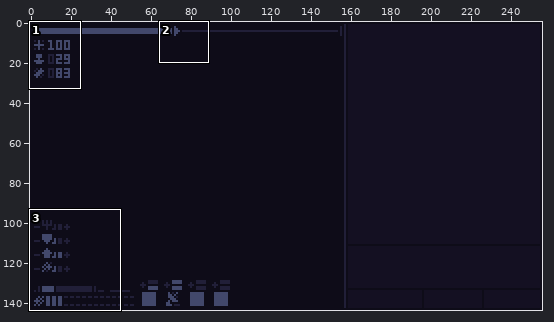
Two versions of one pixel-art file, src/assets/images/construct_canvas.aseprite. Above: a wide view before the commit, with the close-up outlined.
Close-up. Before the commit:
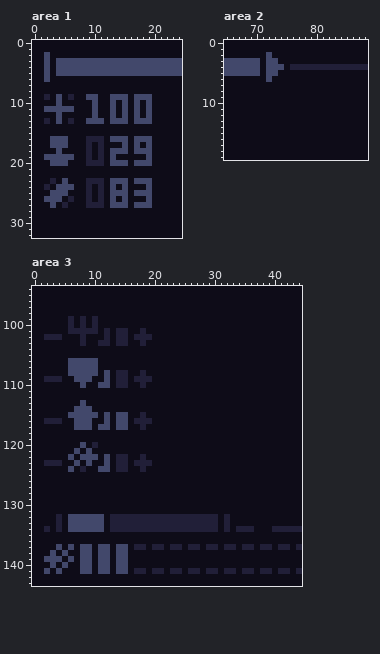
256x144 pixels, 1 frame. Shown: area 1: x 0..24, y 0..32; area 2: x 65..88, y 0..19; area 3: x 0..44, y 94..143. The commit also changed other parts of the picture, which this record leaves out.
The result:
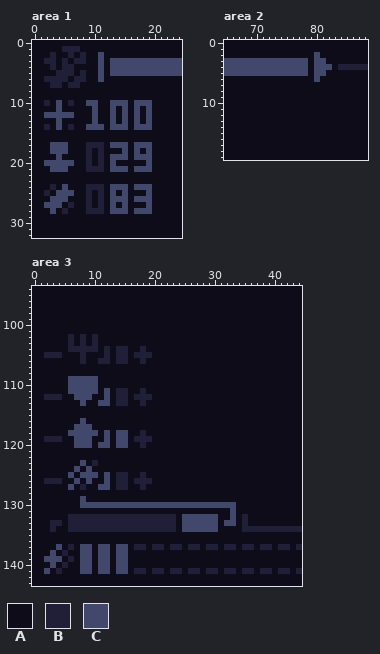
Palette (. is transparent): A #0e0c18  B #211f38  C #42486b
The exact change:
Changed rows in their new state; - is an unchanged pixel.
Area 1, layer "Main":
first column x 2:
 1 ---BBB------------
 2 AB--B-B--C--------
 3 BBABABBAA-A-------
 4 ABABBAAAA-A-------
 5 A-BBBABAA-A-------
 6 BBBB-BB--C--------
 7 -BB-BB------------
 9 A-A-A--AA--AAA-AAA
10 B---B--C----C---C-
11 AA-AA-------------
12 CC-CC-------------
13 A---A--A-A--A---A-
14 B-C-B--CCC-CCC-CCC
16 -AAA---AAA-AAA-AAA
17 --------B--CC---C-
18 -C-C-------AA---A-
19 AA-AA-------CC-CC-
20 C---C---A---AA-AA-
21 -CCC---BBB-CCC-CCC
23 -A-A---AAA-AAA-AAA
24 ABA-A---B---C--CC-
25 BA--C-------A--AA-
26 A--CA-------C--CC-
27 C-CAB---A---A--AA-
28 -C-B---BBB-CCC-CCC
Area 2, layer "Main":
first column x 71:
 2 -A-------C---
 3 C--CCCCC-CC--
 4 C---CCCCACCCA
 5 C--CCCCC-CC--
 6 -A-------C---
Area 3, layer "Main":
first column x 2:
 99 ----A-A-A-----------------------------
100 ----A-A-A-----------------------------
101 ----AAAAA-A-AA--A---------------------
102 AAA-B---B-A-AA-AAA--------------------
103 ----B---BAA-AA--A---------------------
104 ----BBBBB-B-BB--B---------------------
105 BBB---B---B-BB-BBB--------------------
106 ----AABAABB-BB--B---------------------
107 ----AAAAA-----------------------------
108 ----AAAAA-A-AA--A---------------------
109 AAA-C---C-A-AA-AAA--------------------
110 ----CC-CCAA-AA--A---------------------
111 ----CCCCC-C-BB--B---------------------
112 BBB--CCC--C-BB-BBB--------------------
113 ---------CC-BB--B---------------------
114 -----AAA------------------------------
115 ----AAAAA-A-AA--A---------------------
116 AAA--A-A--A-AA-AAA--------------------
117 ---------AA-AA--A---------------------
118 ----CCCCC-C-CC--B---------------------
119 BBB--CCC--C-CC-BBB--------------------
120 -----C-CACC-CC--B---------------------
121 -----A-A------------------------------
122 ----A-AAA-A-AA--A---------------------
123 AAA--ACAB-A-AA-AAA--------------------
124 ----ACAC-AA-AA--A---------------------
125 ----C-CCC-C-BB--B---------------------
126 BBB--C-C--C-BB-BBB--------------------
127 ----C-B--CC-BB--B---------------------
129 ------C-------------------------------
130 ------CCCCCCCCCCCCCCCCCCCCCCCCCC------
131 -------------------------------C------
132 --A-BBBBBBB-----------ACCCCCC-AC-B----
133 -B--BBBBBBB-----------ACCCCCC-CC-B----
134 ABA-BBBBBBB-----------ACCCCCC-A-A--BBB
137 ----B---------------------------------
138 ---B----------------------------------
139 ----B---------------------------------
140 ---B----------------------------------
141 --B-----------------------------------
Changed places in both close-ups, as pixel boxes (x1, y1, x2, y2):
changed: (44, 46, 152, 214)
changed: (260, 52, 338, 82)
changed: (44, 316, 272, 574)
